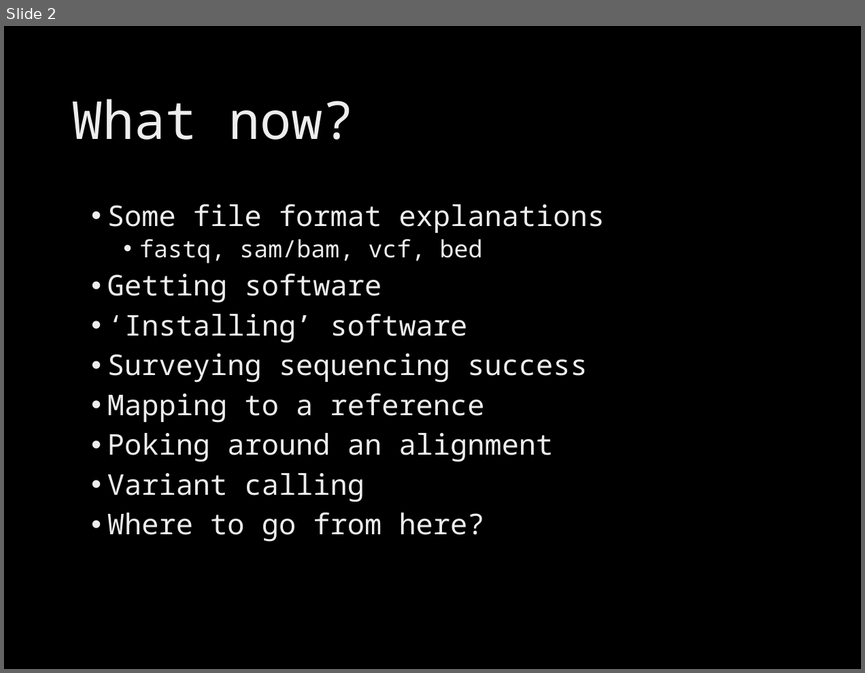
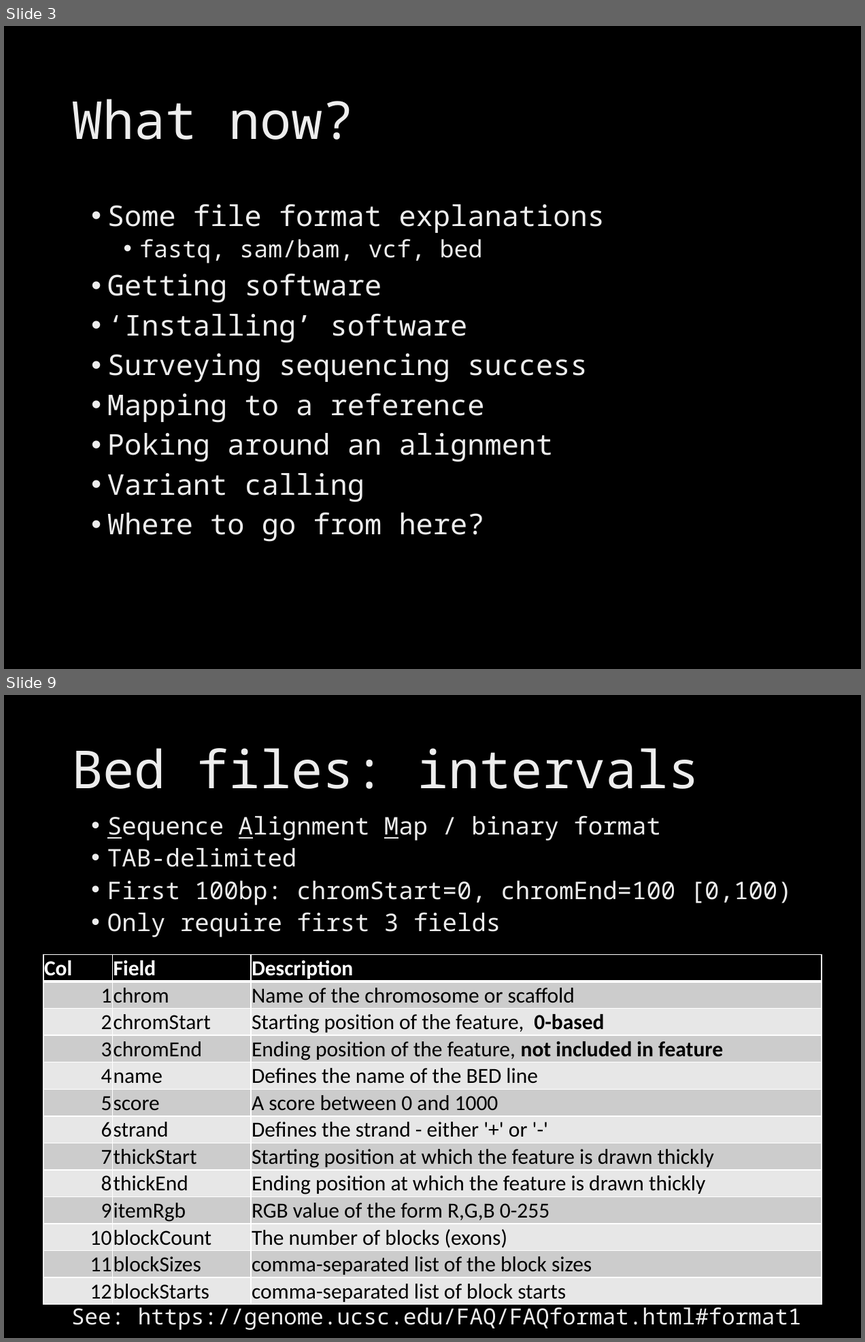
Before and after one commit to brevans/MPS_Workshop, a slide deck: presentations/intro pipelines.pptx. Shown one above the other, each under a label of ours: slide 2 before the commit, slides 3 and 9 after it; the slides between them are not shown. The pictures are 865x673 and 865x1342 pixels, drawn with LibreOffice and Linux fonts; fonts in the diff are those of the drawing; background and template pictures are left out. Boxes give left, top, right and bottom in pixels: in the first picture for what was removed or moved away, otherwise in the second. Text is boxed around its words. In the diff, an @@ line names an element or a change of style, - is before the commit and + after.

```diff
--- a/presentations/intro pipelines.pptx
+++ b/presentations/intro pipelines.pptx
@@ slide 9 added at [4, 695, 861, 1338], background picture (left out) @@
@@ title added at [71, 748, 700, 789], 44 pt, text gradient #DEDEDE to #EDEDED to #FFFFFF @@
+Bed files: intervals
@@ text added at [107, 815, 792, 937], 20.4 pt, text gradient #DEDEDE to #EDEDED to #FFFFFF @@
+• Sequence Alignment Map / binary format
+• TAB-delimited
+• First 100bp: chromStart=0, chromEnd=100 [0,100)
+• Only require first 3 fields
@@ table added at [43, 955, 821, 1304], 13 rows, 3 columns @@
+Col | Field | Description
+1 | chrom | Name of the chromosome or scaffold
+2 | chromStart | Starting position of the feature, 0-based
+3 | chromEnd | Ending position of the feature, not included in feature
+4 | name | Defines the name of the BED line
+5 | score | A score between 0 and 1000
+6 | strand | Defines the strand - either '+' or '-'
+7 | thickStart | Starting position at which the feature is drawn thickly
+8 | thickEnd | Ending position at which the feature is drawn thickly
+9 | itemRgb | RGB value of the form R,G,B 0-255
+10 | blockCount | The number of blocks (exons)
+11 | blockSizes | comma-separated list of the block sizes
+12 | blockStarts | comma-separated list of block starts
@@ text added at [71, 1304, 802, 1329], 18.6 pt, text gradient #DEDEDE to #EDEDED to #FFFFFF @@
+See: https://genome.ucsc.edu/FAQ/FAQformat.html#format1
@@ what was slide 2 is now slide 3 @@
```
Also in this commit, not shown: 17 other slides added, 2 other files.
